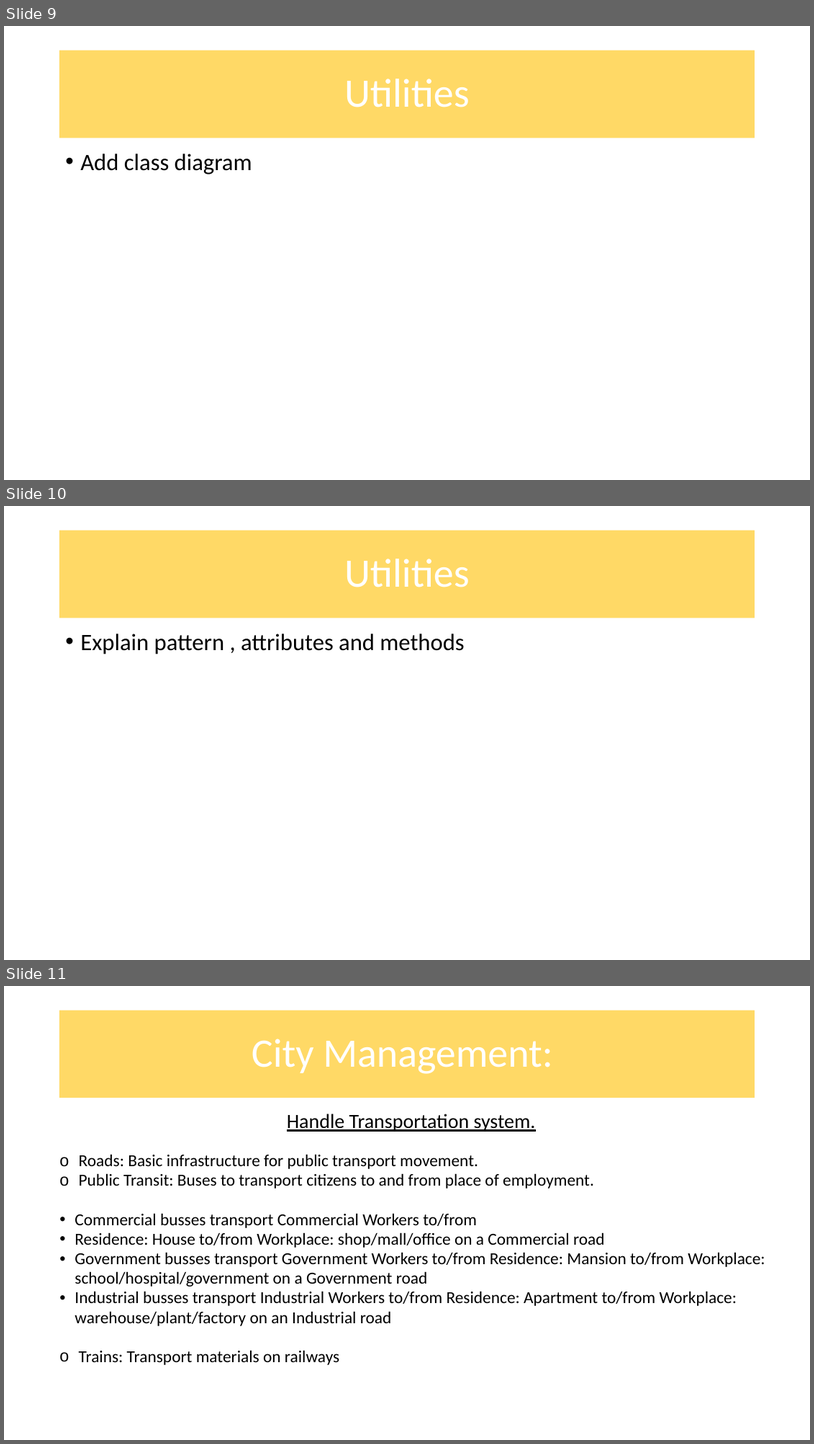
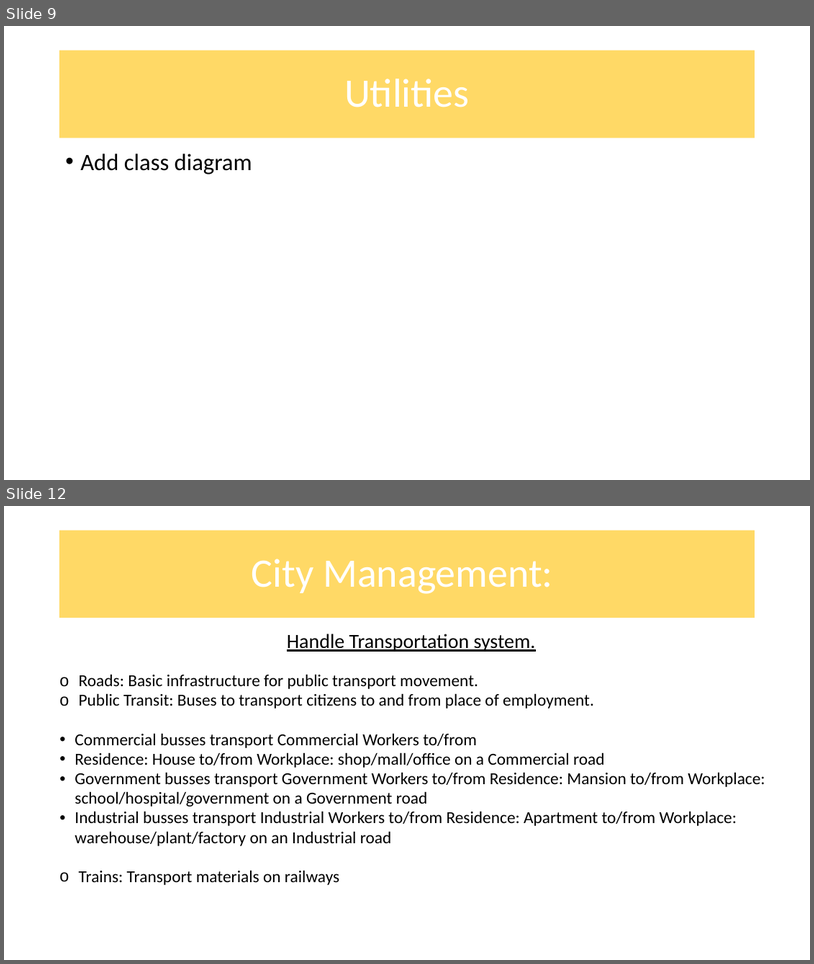
Before and after one commit to COS214-Project-2024/Team-25, a slide deck: Powerpoint/COS 214 Project powerpoint_Taxes.pptx. Shown one above the other, each under a label of ours: slides 9, 10 and 11 before the commit, slides 9 and 12 after it; the slides between them are not shown. The pictures are 814x1444 and 814x964 pixels, drawn with LibreOffice and Linux fonts; fonts in the diff are those of the drawing; background and template pictures are left out. Boxes give left, top, right and bottom in pixels: in the first picture for what was removed or moved away, otherwise in the second. Text is boxed around its words. In the diff, an @@ line names an element or a change of style, - is before the commit and + after.

```diff
--- a/Powerpoint/COS 214 Project powerpoint_Taxes.pptx
+++ b/Powerpoint/COS 214 Project powerpoint_Taxes.pptx
@@ slide 10 removed at (4,506,810,960), background #FFFFFF @@
@@ title removed at (59,530,756,618) @@
-Utilities
@@ text removed at (80,633,464,654) @@
-• Explain pattern , attributes and methods
@@ what was slide 11 is now slide 12 @@
```
Also in this commit, not shown: 1 slide changed, 4 slides added, 1 other slide removed.
